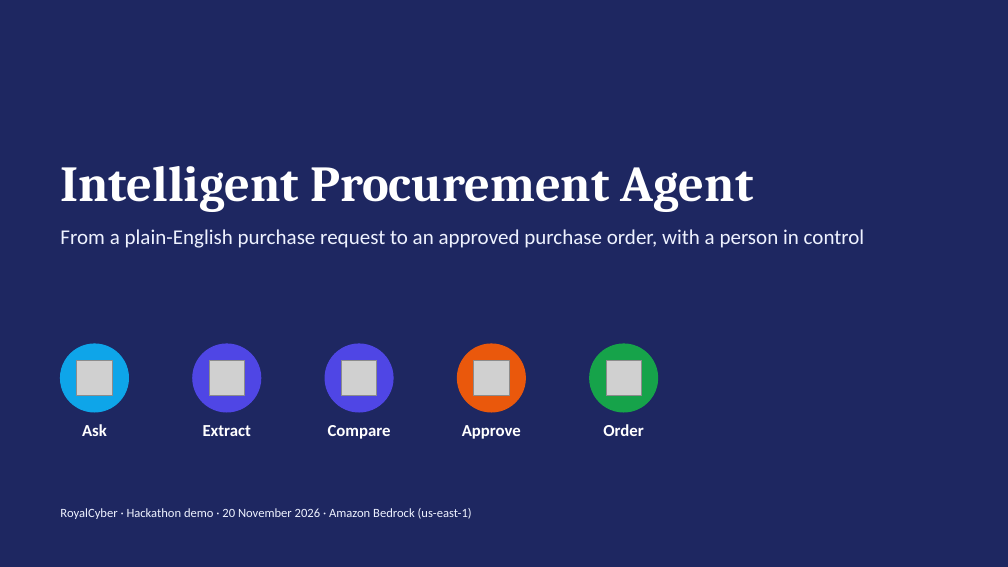
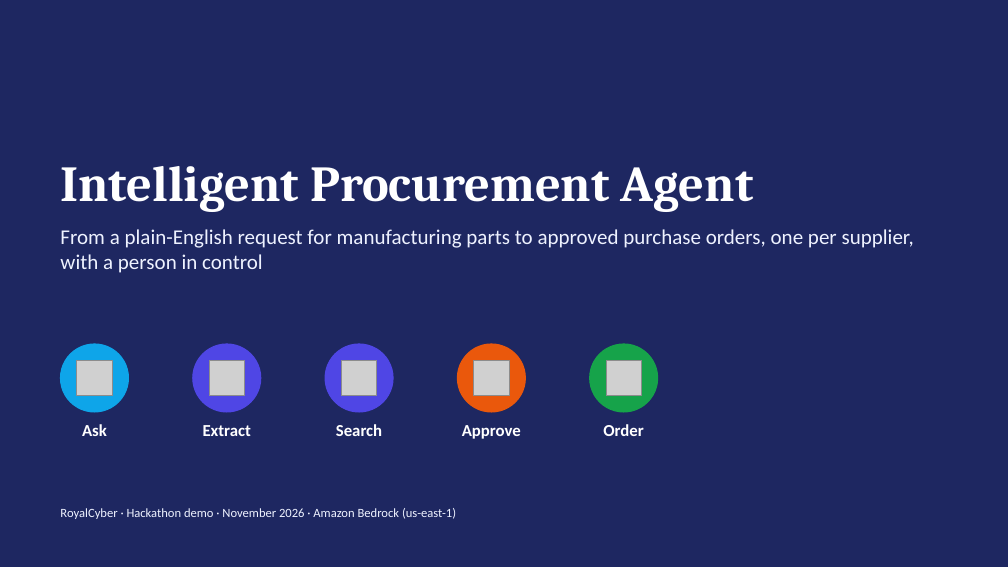
Before and after one commit to Madhukar07565/intelligent-procurement-agent, a slide deck: slide 1 of docs/presentation/Intelligent-Procurement-Agent.pptx. Drawn at 1008x567 pixels with LibreOffice and Linux fonts; fonts in the diff are those of the drawing; grey boxes stand for pictures. Boxes give left, top, right and bottom in pixels: in the first picture for what was removed or moved away, otherwise in the second. Text is boxed around its words. In the diff, an @@ line names an element or a change of style, - is before the commit and + after.

Commit message:
Update architecture diagrams, docs and deck for one approval request and PO per supplier

```diff
--- a/docs/presentation/Intelligent-Procurement-Agent.pptx
+++ b/docs/presentation/Intelligent-Procurement-Agent.pptx
@@ text at bbox=[60, 229, 914, 273]: text changed @@
-From a plain-English purchase request to an approved purchase order, with a person in control
+From a plain-English request for manufacturing parts to approved purchase orders, one per supplier, with a person in control
@@ text at bbox=[336, 424, 382, 436]: text changed @@
-Compare
+Search
@@ text at bbox=[60, 508, 456, 519]: text changed @@
-RoyalCyber · Hackathon demo · 20 November 2026 · Amazon Bedrock (us-east-1)
+RoyalCyber · Hackathon demo · November 2026 · Amazon Bedrock (us-east-1)
```
Also in this commit, not shown: 9 other slides changed, 3 slides added, 2 slides removed, 20 other files.
